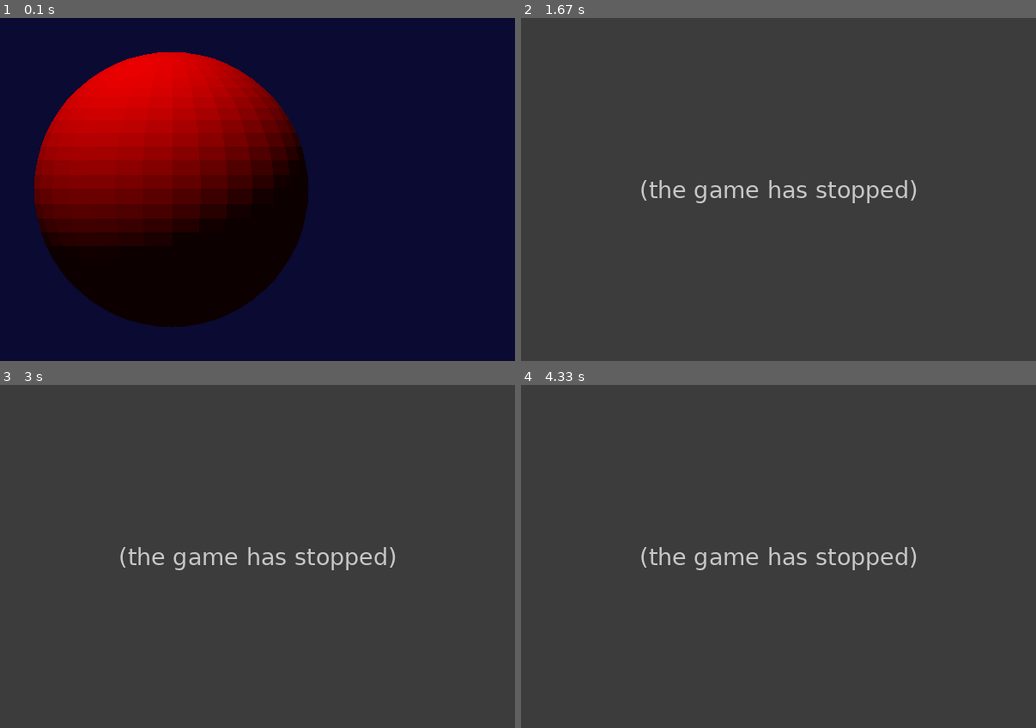
Above: before the commit, frames 1-4 (two rows, left to right).
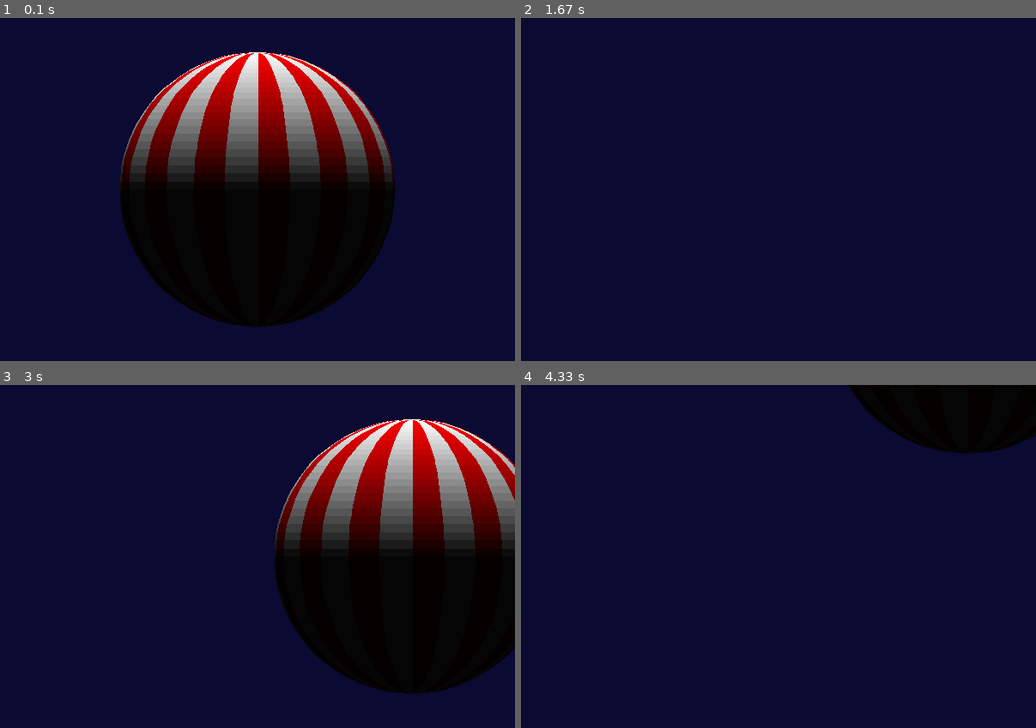
Above: after the commit, the same moments.

Repository: JonasMartins/Random
Game: pygame game, started from CK0245/final_project/examples.py
Same seed, same stepped clock (60 frames per second), same inputs: the game is played once before the commit and once after it. The source is Python 2; it was converted automatically to run under Python 3.
Inputs:
- Up to frame 1 (0.1 s): no input
- Up to frame 2 (1.67 s): hold Right 0.33-0.8 s; hold Up 0.83-1.3 s; hold Right from 1.33 s (still down)
- Up to frame 3 (3 s): release Right at 1.8 s; hold Left 1.83-2.37 s; hold Down 2.4-2.87 s; hold Left from 2.9 s (still down)
- Up to frame 4 (4.33 s): release Left at 3.37 s; hold Up 3.4-3.87 s; hold Right from 3.9 s (still down)

The runs differ from the first frame. In frame 1, 37% of the frame differs, in the area x 6-77%, y 10-91%; in frame 2, 100%, in the area x 0-100%, y 0-100%; in frame 3, 98%; in frame 4, 100%.
Error before the commit: KeyError: 1073741903 (wireframeDisplay.py line 151); the game stopped at 0.33 s (later frames are placeholders)

Commit message:
shade sphere like a beach ball

Diff:
--- a/CK0245/final_project/examples.py
+++ b/CK0245/final_project/examples.py
@@ -85,8 +85,23 @@
 def testSurfaceDisplayWithSphere():
     """ Create and display a cube with surfaces. """
 
+    resolution = 52
     viewer = wd.WireframeViewer(600, 400)
-    viewer.addWireframe('sphere', shape.Spheroid((200,200, 20), (160,160,160), resolution=30))
+    viewer.addWireframe('sphere', shape.Spheroid((300,200, 20), (160,160,160), resolution=resolution))
+
+    # Colour ball
+    faces = viewer.wireframes['sphere'].faces
+    for i in range(resolution/4):
+        for j in range(resolution*2-4):
+            f = i*(resolution*4-8) +j
+            faces[f][1][1] = 0
+            faces[f][1][2] = 0
+
+    # Colour with lattitude
+    #for (face, colour) in faces[::2]:
+    #    colour[1] = 0
+    #    colour[2] = 0
+
     print "Create a sphere with %d faces." % len(viewer.wireframes['sphere'].faces)
     viewer.displayEdges = False
     viewer.run()
--- a/CK0245/final_project/wireframe.py
+++ b/CK0245/final_project/wireframe.py
@@ -97,12 +97,12 @@
         # Should raise exception if edge value > len(self.nodes)
         self.edges += [edge for edge in edge_list if edge not in self.edges]
 
-    def addFaces(self, face_list):
+    def addFaces(self, face_list, face_colour=(255,255,255)):
         for node_list in face_list:
             num_nodes = len(node_list)
             if all((node < len(self.nodes) for node in node_list)):
                 #self.faces.append([self.nodes[node] for node in node_list])
-                self.faces.append(node_list)
+                self.faces.append((node_list, np.array(face_colour, np.uint8)))
                 self.addEdges([(node_list[n-1], node_list[n]) for n in range(num_nodes)])
 
     def output(self):
@@ -141,7 +141,7 @@
         return 0.5*(min_values + max_values)
 
     def sortedFaces(self):
-        return sorted(self.faces, key=lambda face: min(self.nodes[f][2] for f in face))
+        return sorted(self.faces, key=lambda face: min(self.nodes[f][2] for f in face[0]))
 
     def update(self):
         """ Override this function to control wireframe behaviour. """
--- a/CK0245/final_project/wireframeDisplay.py
+++ b/CK0245/final_project/wireframeDisplay.py
@@ -51,19 +51,20 @@
         self.perspective = False #300.
         self.eyeX = self.width/2
         self.eyeY = 100
+        self.view_vector = np.array([0, 0, -1])
 
         self.light = wf.Wireframe()
         self.light.addNodes([[0, -1, 0]])
-        self.light.transform(wf.rotateZMatrix(0.3))
-        self.light.transform(wf.rotateXMatrix(0.4))
 
-        self.min_light = 0.05 * 255
-        self.max_light = 0.92 * 255
+        self.min_light = 0.02
+        self.max_light = 1.0
         self.light_range = self.max_light - self.min_light
 
         self.background = (10,10,50)
         self.nodeColour = (250,250,250)
         self.nodeRadius = 4
+
+        self.control = 0
 
     def addWireframe(self, name, wireframe):
         self.wireframes[name] = wireframe
@@ -98,25 +99,32 @@
 
     def display(self):
         self.screen.fill(self.background)
+        light = self.light.nodes[0][:3]
+        spectral_highlight = self.light.nodes[0][:3] + self.view_vector
+        spectral_highlight /= np.linalg.norm(spectral_highlight)
 
         for name, wireframe in self.wireframes.items():
-            colour = self.wireframe_colours.get(name)
             nodes = wireframe.nodes
-            light = self.light.nodes[0][:3]
 
-            if colour:
-                if self.displayFaces:
-                    for face in wireframe.sortedFaces():
-                        v1 = (nodes[face[1]] - nodes[face[0]])[:3]
-                        v2 = (nodes[face[2]] - nodes[face[0]])[:3]
-                        normal = np.cross(v1, v2)   # test to see whether it faces us
+            if self.displayFaces:
+                for (face, colour) in wireframe.sortedFaces():
+                    v1 = (nodes[face[1]] - nodes[face[0]])[:3]
+                    v2 = (nodes[face[2]] - nodes[face[0]])[:3]
+
+                    normal = np.cross(v1, v2)
+                    towards_us = np.dot(normal, self.view_vector)
+
+                    # Only draw faces that face us
+                    if towards_us > 0:
                         normal /= np.linalg.norm(normal)
+                        theta = np.dot(normal, light)
+                        #catchlight_face = np.dot(normal, spectral_highlight) ** 25
 
-                        theta = np.dot(normal, light)
+                        c = 0
                         if theta < 0:
-                            shade = (self.min_light, 0, 0)
+                            shade = self.min_light * colour
                         else:
-                            shade = (int(theta*self.light_range+self.min_light), 0, 0)
+                            shade = (theta * self.light_range + self.min_light) * colour
                         pygame.draw.polygon(self.screen, shade, [(nodes[node][0], nodes[node][1]) for node in face], 0)
 
                         #mean_x = sum(nodes[node][0] for node in face) / len(face)
@@ -147,8 +155,8 @@
 
     def keyEvent(self, key):
         if key in key_to_function:
-            #key_to_function[key](self)
-            light_movement[key](self.light)
+            key_to_function[key](self)
+            #light_movement[key](self.light)
 
     def run(self):
         """ Display wireframe on screen and respond to keydown events """
